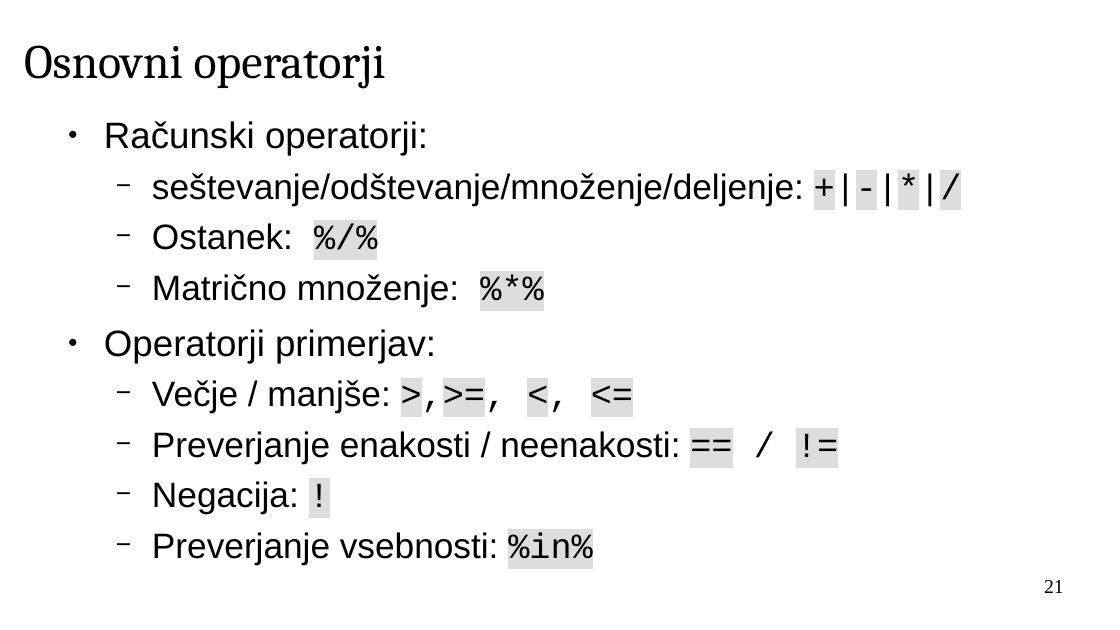
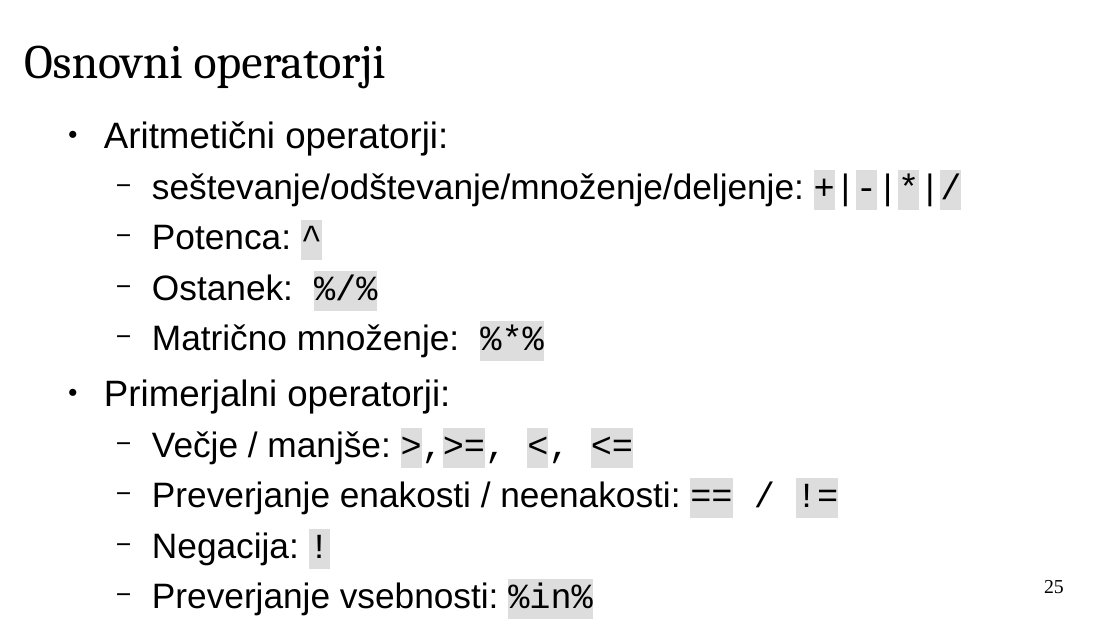
Before and after one commit to janaobsteter/R_tecaj, a slide deck: slide 25 of IT_Rtecaj_work.odp (slide 21 before the commit). Drawn at 1120x630 pixels with LibreOffice and Linux fonts; fonts in the diff are those of the drawing; background and template pictures are left out. Boxes give left, top, right and bottom in pixels: in the first picture for what was removed or moved away, otherwise in the second. Text is boxed around its words. In the diff, an @@ line names an element or a change of style, - is before the commit and + after.

```diff
--- a/IT_Rtecaj_work.odp
+++ b/IT_Rtecaj_work.odp
@@ text at <box>104,121,448,155</box>: text changed @@
-● Računski operatorji:
+● Aritmetični operatorji:
@@ text at <box>152,224,291,250</box>: paragraph added @@
+  − Potenca: ^
@@ text at <box>104,379,450,413</box>: text changed @@
-● Operatorji primerjav:
+● Primerjalni operatorji:
@@ page number at <box>1044,580,1064,594</box>: text changed @@
-21
+25
```
Also in this commit, not shown: 20 other slides changed, 14 slides added, 2 slides removed, 6 other files.
